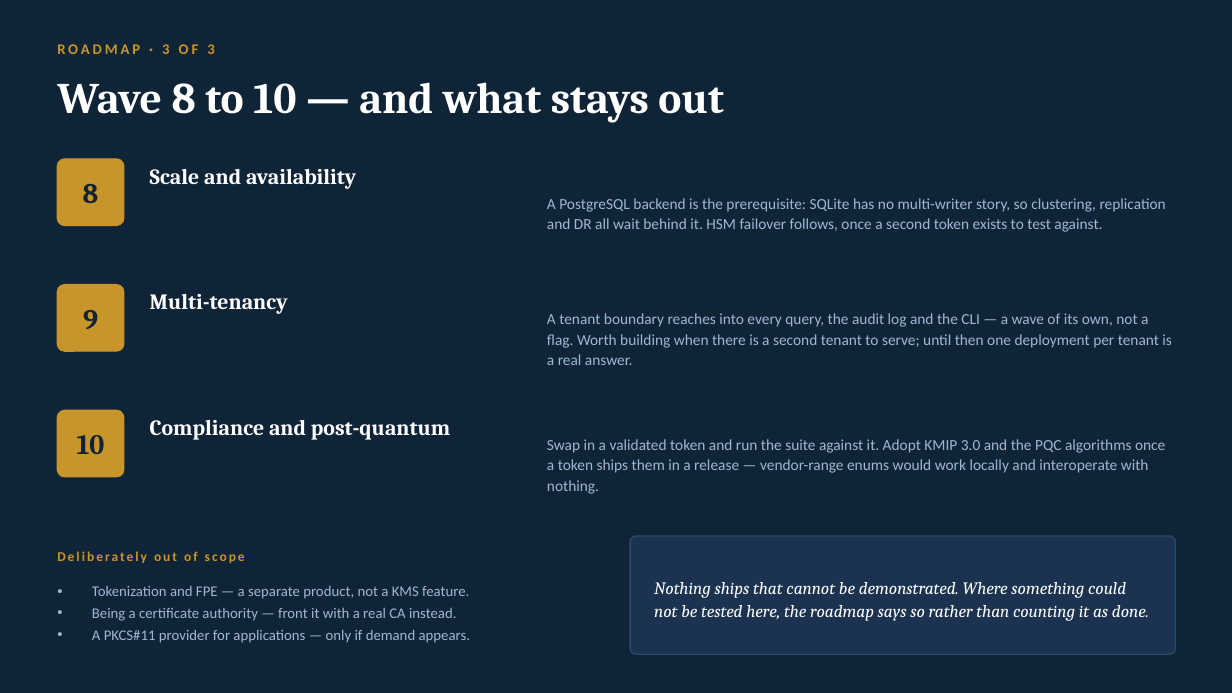
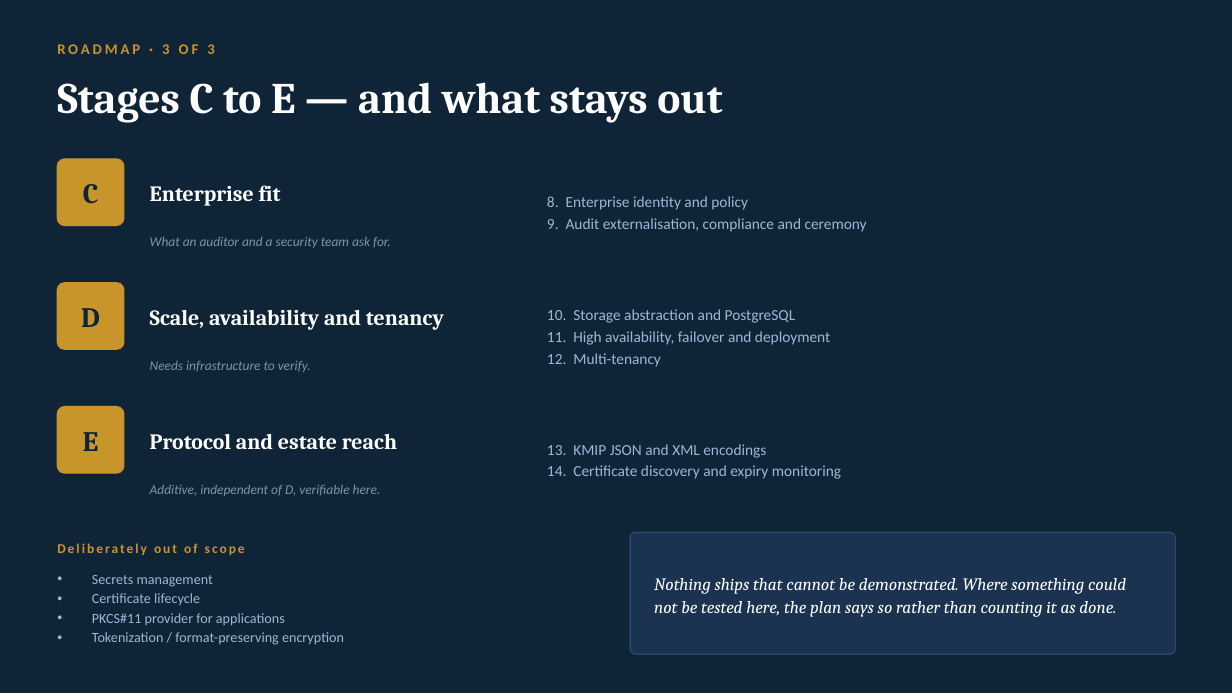
Before and after one commit to Gaillotte/Noida, a slide deck: slide 15 of KMIP_PKCS11_Overview_Deck.pptx. Drawn at 1232x693 pixels with LibreOffice and Linux fonts; fonts in the diff are those of the drawing. Boxes give left, top, right and bottom in pixels: in the first picture for what was removed or moved away, otherwise in the second. Text is boxed around its words. In the diff, an @@ line names an element or a change of style, - is before the commit and + after.

```diff
--- a/KMIP_PKCS11_Overview_Deck.pptx
+++ b/KMIP_PKCS11_Overview_Deck.pptx
@@ text at (57,82,723,123): text changed @@
-Wave 8 to 10 — and what stays out
+Stages C to E — and what stays out
@@ text at (83,184,99,204): text changed @@
-8
+C
@@ text at (150,185,281,206): text changed @@
-Scale and availability
+Enterprise fit
@@ text at (547,196,867,232): text changed @@
-A PostgreSQL backend is the prerequisite: SQLite has no multi-writer story, so clustering, replication and DR all wait behind it. HSM failover follows, once a second token exists to test against.
+8. Enterprise identity and policy
+9. Audit externalisation, compliance and ceremony
@@ text added at (150,237,391,248), 10.5 pt, text #7B94AE, italic @@
+What an auditor and a security team ask for.
@@ text at (81,308,100,327): text changed @@
-9
+D
@@ text at (150,310,444,330): text changed @@
-Multi-tenancy
+Scale, availability and tenancy
@@ text at (547,309,830,367): text changed @@
-A tenant boundary reaches into every query, the audit log and the CLI — a wave of its own, not a flag. Worth building when there is a second tenant to serve; until then one deployment per tenant is a real answer.
+10. Storage abstraction and PostgreSQL
+11. High availability, failover and deployment
+12. Multi-tenancy
@@ text added at (150,361,311,372), 10.5 pt, text #7B94AE, italic @@
+Needs infrastructure to verify.
@@ rounded rectangle: place and size @@
-rounded rectangle at (57,410,124,477)
+rounded rectangle at (57,407,124,473)
@@ text removed at (77,435,105,454) @@
-10
@@ text added at (83,432,99,451), 22 pt, text #102437, bold @@
+E
@@ text at (150,434,397,449): text changed @@
-Compliance and post-quantum
+Protocol and estate reach
@@ text removed at (547,439,1165,494) @@
-Swap in a validated token and run the suite against it. Adopt KMIP 3.0 and the PQC algorithms once a token ships them in a release — vendor-range enums would work locally and interoperate with nothing.
@@ text added at (547,444,841,479), 12 pt, text #9DB8D4 @@
+13. KMIP JSON and XML encodings
+14. Certificate discovery and expiry monitoring
@@ text added at (150,484,381,496), 10.5 pt, text #7B94AE, italic @@
+Additive, independent of D, verifiable here.
@@ text "Deliberately out of scope": place and size @@
-text "Deliberately out of scope" at (57,551,245,563)
+text "Deliberately out of scope" at (57,543,245,555)
@@ rounded rectangle: place and size @@
-rounded rectangle at (630,536,1176,654)
+rounded rectangle at (630,532,1176,654)
@@ rounded rectangle at (630,532,1176,654): proportions changed @@
@@ text at (92,575,344,645): text changed; size 11.5 to 11 pt @@
-• Tokenization and FPE — a separate product, not a KMS feature.
-• Being a certificate authority — front it with a real CA instead.
-• A PKCS#11 provider for applications — only if demand appears.
+• Secrets management
+• Certificate lifecycle
+• PKCS#11 provider for applications
+• Tokenization / format-preserving encryption
@@ text at (654,578,1126,617): text changed @@
-Nothing ships that cannot be demonstrated. Where something could not be tested here, the roadmap says so rather than counting it as done.
+Nothing ships that cannot be demonstrated. Where something could not be tested here, the plan says so rather than counting it as done.
```
Also in this commit, not shown: 1 other slide changed, 1 slide added, 1 slide removed, 13 other files.
